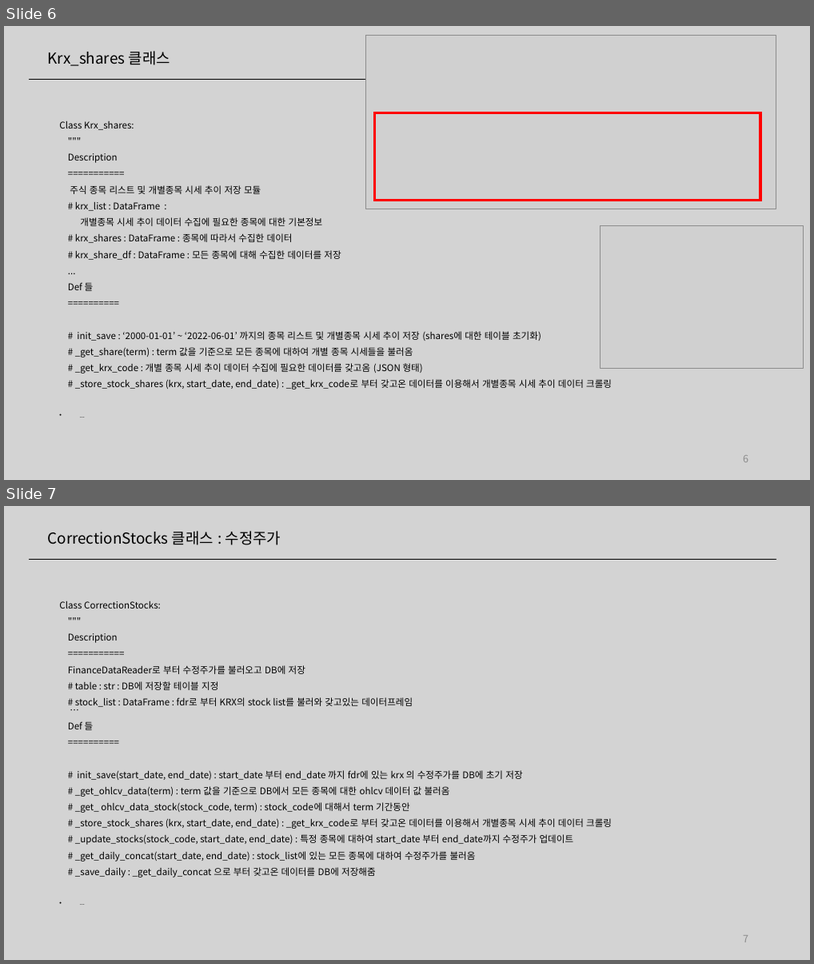
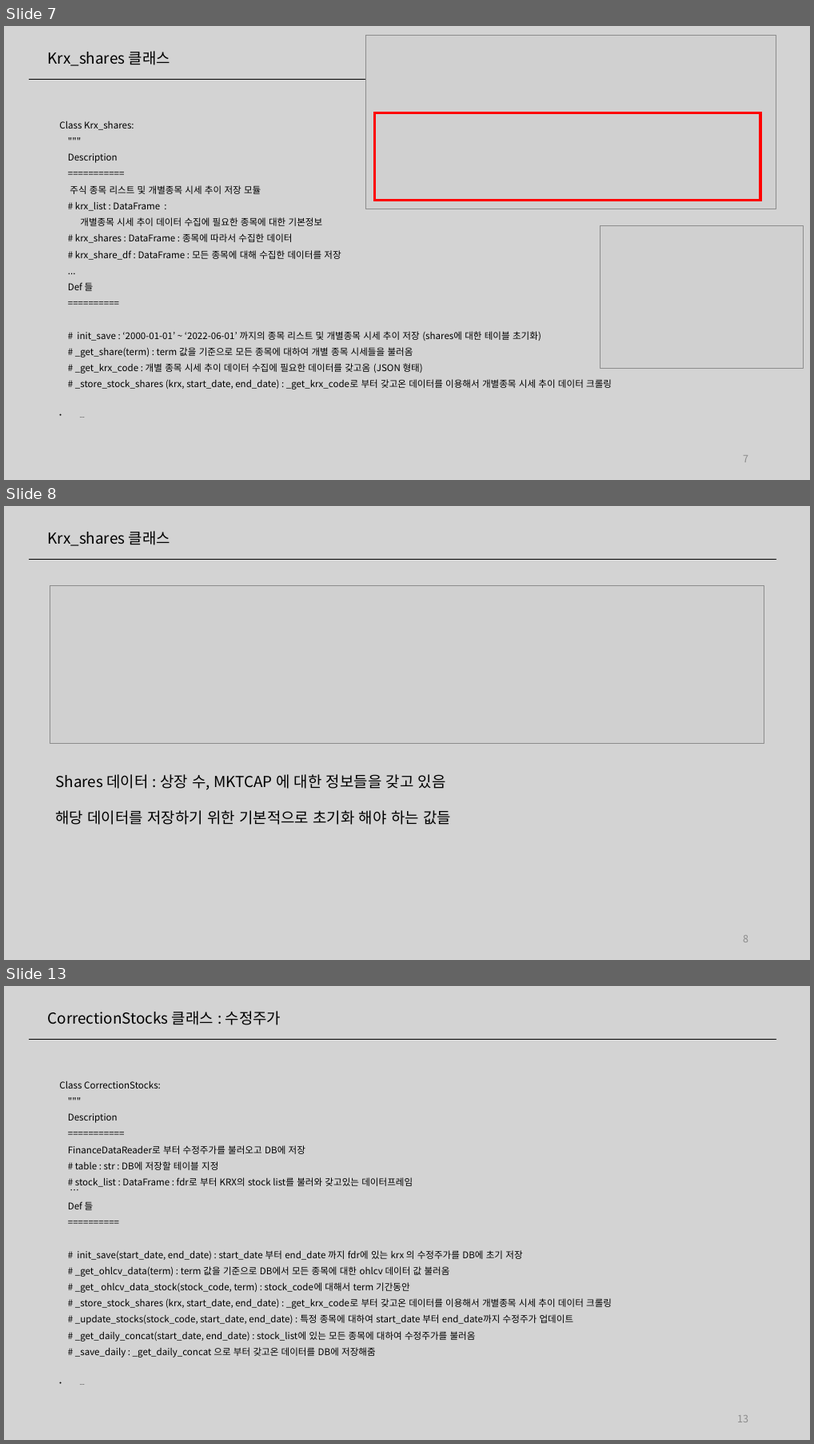
Before and after one commit to ddiyoung/find_value_stocks, a slide deck: 20011656_우지훈.pptx. Shown one above the other, each under a label of ours: slides 6 and 7 before the commit, slides 7, 8 and 13 after it; the slides between them are not shown. The pictures are 814x964 and 814x1444 pixels, drawn with LibreOffice and Linux fonts; fonts in the diff are those of the drawing; grey boxes stand for pictures. Boxes give left, top, right and bottom in pixels: in the first picture for what was removed or moved away, otherwise in the second. Text is boxed around its words. In the diff, an @@ line names an element or a change of style, - is before the commit and + after.

```diff
--- a/20011656_우지훈.pptx
+++ b/20011656_우지훈.pptx
@@ slide 8 added at (4,506,810,960), background #D3D3D3 @@
@@ text added at (48,531,170,546), 18 pt, text #000000 @@
+Krx_shares 클래스
@@ line added from (30, 560) to (777, 560), #000000 0.5 pt @@
@@ picture added at (50,585,765,743) @@
@@ text added at (55,774,451,824), 18 pt, text #000000 @@
+Shares 데이터 : 상장 수, MKTCAP 에 대한 정보들을 갖고 있음
+해당 데이터를 저장하기 위한 기본적으로 초기화 해야 하는 값들
@@ page number added at (743,935,749,942), 12 pt, text #8C8C8C @@
+8
@@ what was slide 6 is now slide 7 @@
@@ page number at (743,455,749,462): text changed @@
-6
+7
@@ what was slide 7 is now slide 13 @@
@@ page number at (738,1415,749,1422): text changed @@
-7
+13
```
Also in this commit, not shown: 7 other slides added.
